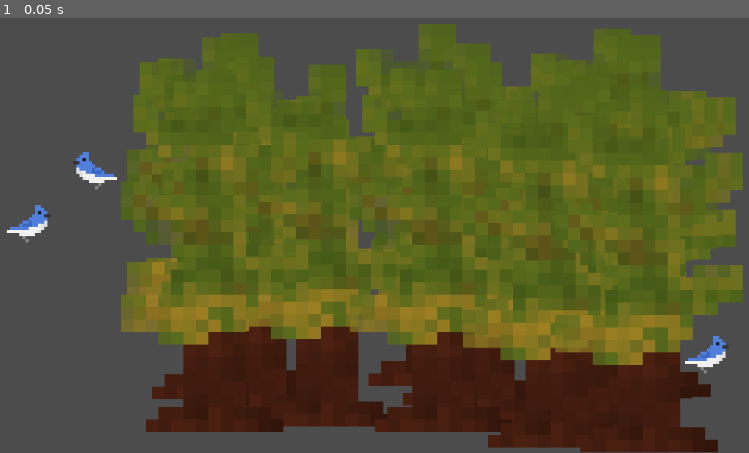
Above: before the commit, frame 1.
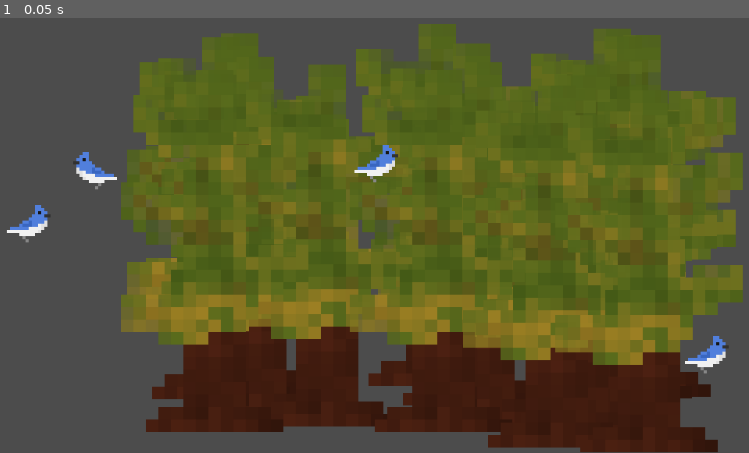
Above: after the commit, the same moment.

Repository: arctair/bird-photography-game
Game: Godot game, scene res://main.tscn
Same seed, same stepped clock (60 frames per second), same inputs: the game is played once before the commit and once after it.
Inputs:
- Up to frame 1 (0.05 s): no input

The runs differ from the first frame. In frame 1, 0.2% of the frame differs, in the area x 47-54%, y 29-38%.

Commit message:
refactor - swap tree z-index for drawing trees from top to bottom

Diff:
--- a/main.tscn
+++ b/main.tscn
@@ -16,14 +16,22 @@
 	)
 
 func _ready():
+	var treeInstances := []
 	for _n in range(16):
 		var treeInstance = treeScene.instance()
 		treeInstance.position = randomPosition(treeInstance)
-		treeInstance.z_index = treeInstance.position.y
+		treeInstances.append(treeInstance)
+	treeInstances.sort_custom(PositionYSorter, 'compare')
+	for treeInstance in treeInstances:
 		add_child(treeInstance)
+
 	for _n in range(4):
 		var birdInstance = bluejayScene.instance()
 		add_child(birdInstance)
+
+class PositionYSorter:
+	static func compare(s1, s2):
+		return s1.position.y < s2.position.y
 "
 
 [node name="Node2D" type="Node2D"]
